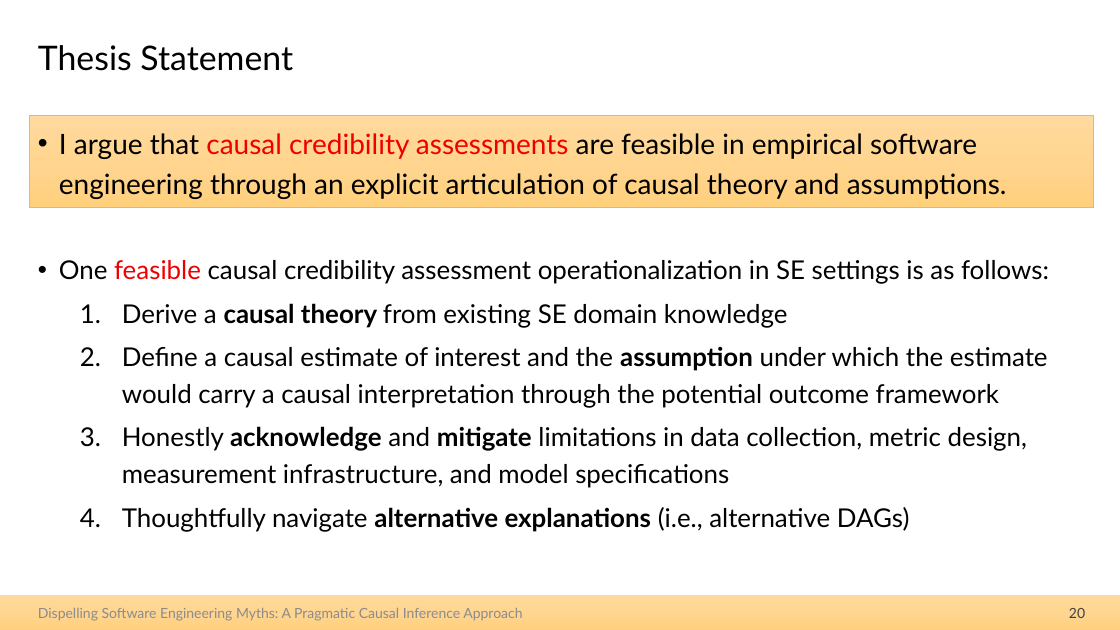
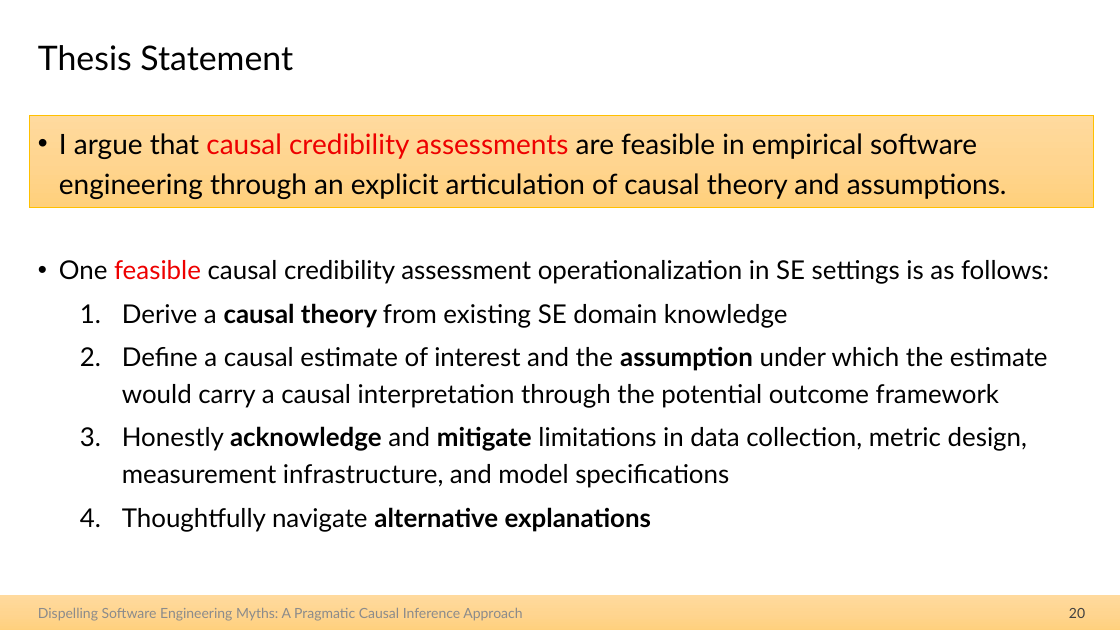
Before and after one commit to hehao98/Thesis, a slide deck: slide 20 of 2026.09.21-Thesis Defense.pptx. Drawn at 1120x630 pixels with LibreOffice and Linux fonts; fonts in the diff are those of the drawing. Boxes give left, top, right and bottom in pixels: in the first picture for what was removed or moved away, otherwise in the second. Text is boxed around its words. In the diff, an @@ line names an element or a change of style, - is before the commit and + after.

```diff
--- a/2026.09.21-Thesis Defense.pptx
+++ b/2026.09.21-Thesis Defense.pptx
@@ text at (x1=122, y1=507, x2=651, y2=532): text changed; bold on @@
-  4. Thoughtfully navigate alternative explanations (i.e., alternative DAGs)
+  4. Thoughtfully navigate alternative explanations
```
Also in this commit, not shown: 11 other slides changed, 1 slide added, 1 other file.
